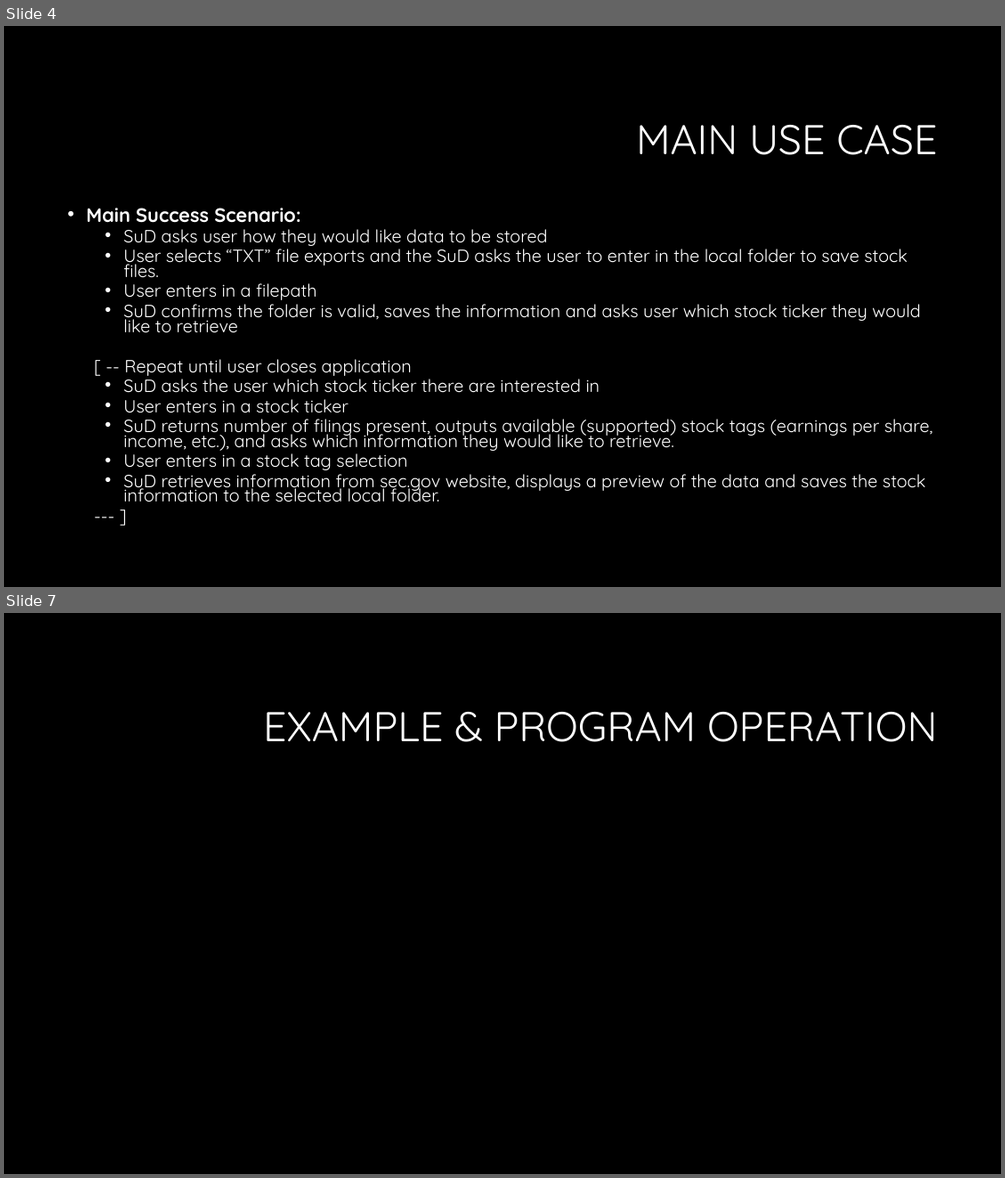
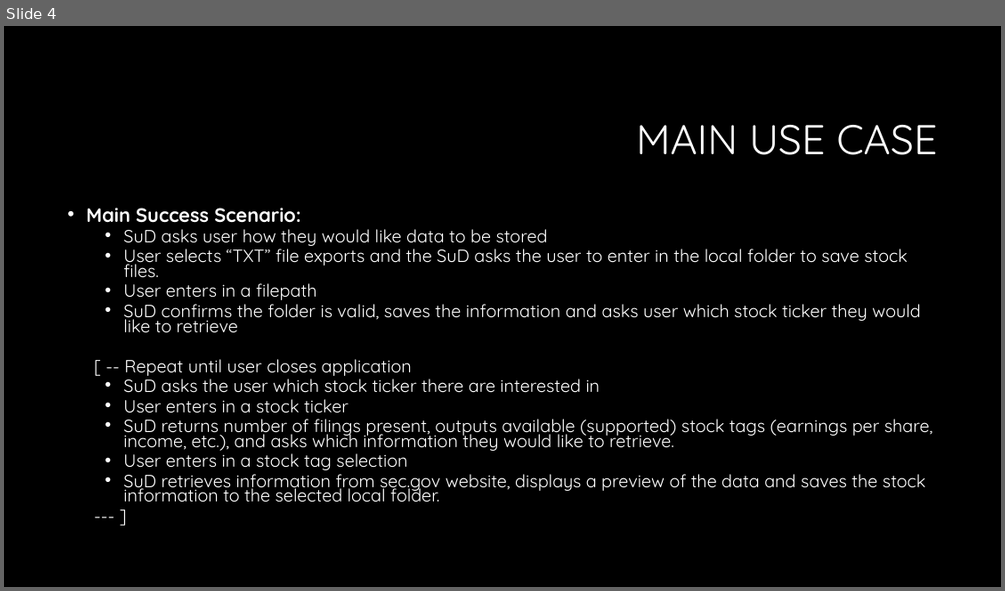
Before and after one commit to hedeen/tp_2_stockmate, a slide deck: tp_2_stockmate/documentation/TP_2_2_Presentation_StockMate.pptx. Shown one above the other, each under a label of ours: slides 4 and 7 before the commit, slide 4 after it; the slides between them are not shown. The pictures are 1005x1178 and 1005x591 pixels, drawn with LibreOffice and Linux fonts; fonts in the diff are those of the drawing; background and template pictures are left out. Boxes give left, top, right and bottom in pixels: in the first picture for what was removed or moved away, otherwise in the second. Text is boxed around its words. In the diff, an @@ line names an element or a change of style, - is before the commit and + after.

```diff
--- a/tp_2_stockmate/documentation/TP_2_2_Presentation_StockMate.pptx
+++ b/tp_2_stockmate/documentation/TP_2_2_Presentation_StockMate.pptx
@@ slide 7 removed at [4, 613, 1001, 1174], background #000000 @@
@@ title removed at [263, 712, 938, 742] @@
-EXAMPLE & PROGRAM OPERATION
```
Also in this commit, not shown: 3 slides changed, 13 slides added, 3 other slides removed, 3 other files.
